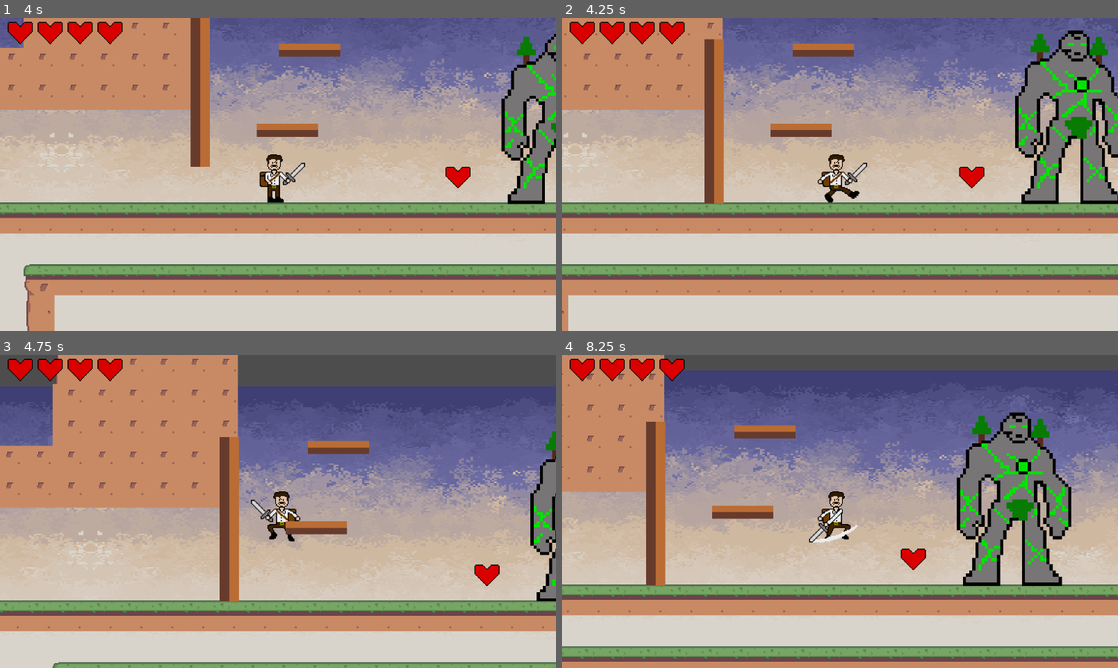
Above: before the commit, frames 1-4 (two rows, left to right).
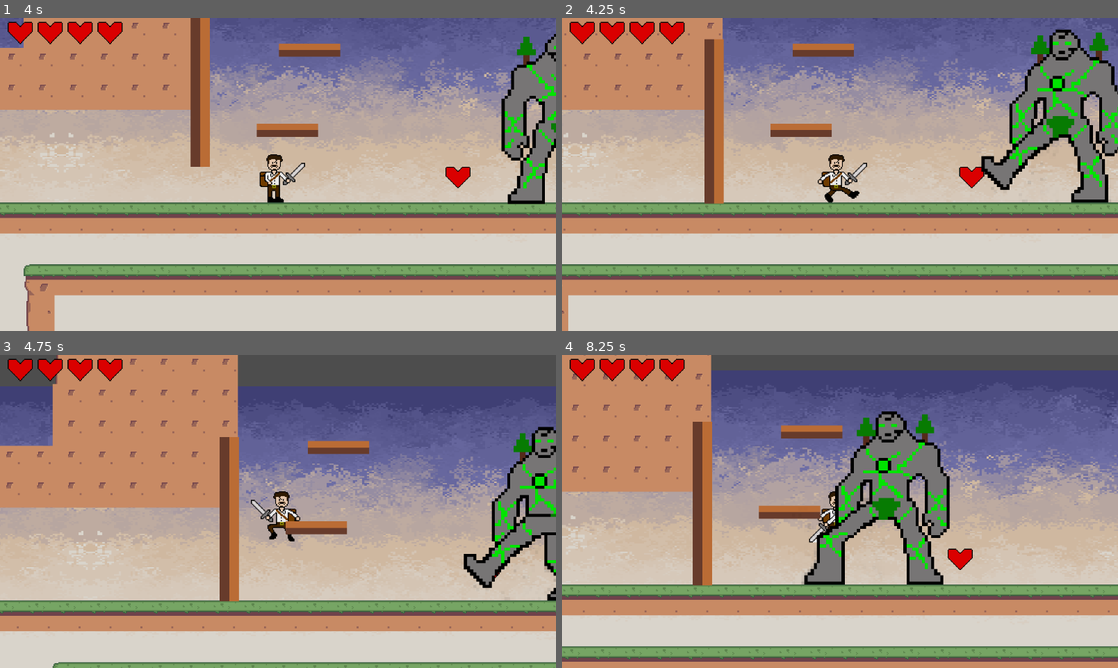
Above: after the commit, the same moments.

Repository: bscott519/ColossalCrisisGame
Game: Godot game, scene res://Scenes/level_5.tscn
The game is run twice, just before and just after one commit, with the same random seed, the same clock (stepped at 60 frames per second) and the same inputs. This scene is started directly instead of the project's main scene. The engine's default icon, where the game draws it, is replaced by a stand-in: a white triangle on a blue panel in a dark square. Sound files missing from this copy of the repository are replaced by a short silence.
Inputs (mouse positions are in pixels of both pictures, inside the frame that each line leads up to):
- Up to frame 1 (4 s): tap Enter (enter) at 0.5, 1.35, 2.85 s; move the mouse to (400, 158) at 0.52 s; hold D (right) 0.53-2.03 s; click (400, 158) at 0.6 s; tap Space (jump) at 0.77, 1.52, 3.02, 3.77 s; move the mouse to (166, 190) at 1.27 s; move the mouse to (333, 105) at 2.02 s; hold A (left) 2.03-2.78 s; click (333, 105) at 2.1 s; move the mouse to (250, 237) at 2.77 s; hold D (right) from 2.78 s (still down); move the mouse to (444, 221) at 3.52 s; click (444, 221) at 3.6 s
- Up to frame 2 (4.25 s): keep holding D (right)
- Up to frame 3 (4.75 s): move the mouse to (111, 464) at 4.27 s; release D (right) at 4.28 s; hold A (left) from 4.28 s (still down); tap Enter (enter) at 4.35 s; tap Space (jump) at 4.52 s
- Up to frame 4 (8.25 s): move the mouse to (867, 511) at 5.02 s; release A (left) at 5.03 s; hold D (right) 5.03-5.78 s; click (867, 511) at 5.1 s; move the mouse to (756, 433) at 5.77 s; hold A (left) 5.78-7.28 s; tap Enter (enter) at 5.85, 7.35 s; tap Space (jump) at 6.02, 6.77, 7.52 s; move the mouse to (962, 495) at 6.52 s; click (962, 495) at 6.6 s; move the mouse to (728, 527) at 7.27 s; hold D (right) from 7.28 s (still down); move the mouse to (895, 442) at 8.02 s; click (895, 442) at 8.1 s

Frame 1 is identical in both runs. In frame 2, 6.0% of the frame differs, in the area x 75-100%, y 3-60%; in frame 3, 4.1%; in frame 4, 27%, in the area x 0-100%, y 0-98%.
Error before the commit: Parse Error: Invalid argument for "connect()" function: argument 2 should be "Callable" but is "res://Scripts/earth_giant.gd". (res://Scripts/earth_giant.gd:41)

Commit message:
Update earth_giant.gd

Diff:
--- a/Scripts/earth_giant.gd
+++ b/Scripts/earth_giant.gd
@@ -36,10 +36,11 @@
 func _ready():
 	detection_area.connect("body_entered", _on_body_entered)
 	attack_radius.connect("body_entered", _on_attack_radius_body_entered)
+
+	enable_eg_damage_area.timeout.connect(_on_enable_eg_damage_area_timeout)
+	disable_eg_damage_area.timeout.connect(_on_disable_eg_damage_area_timeout)
+
 	attack_cooldown.start()
-
-	enable_eg_damage_area.connect("timeout", self, "_on_enable_eg_damage_area_timeout")
-	disable_eg_damage_area.connect("timeout", self, "_on_disable_eg_damage_area_timeout")
 
 func _physics_process(delta):
 	match current_state:
